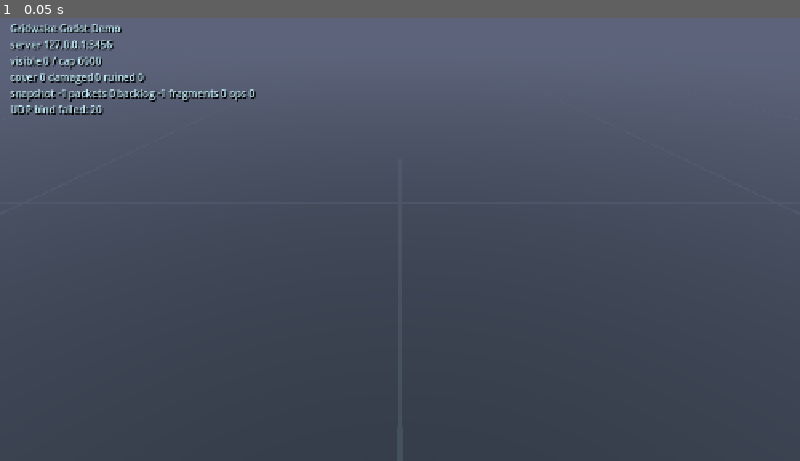
Above: before the commit, frame 1.
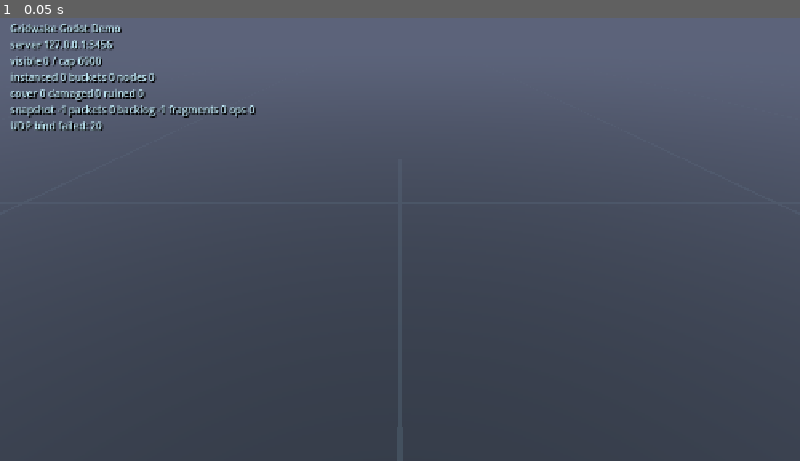
Above: after the commit, the same moment.

Repository: kylebrussell/Gridwake
Game: Godot game, scene res://scenes/main.tscn
The game is run twice, just before and just after one commit, with the same random seed, the same clock (stepped at 60 frames per second) and the same inputs.
Inputs:
- Up to frame 1 (0.05 s): no input

The runs differ from the first frame. In frame 1, 1.4% of the frame differs, in the area x 1-32%, y 12-26%.

Commit message:
Batch Godot demo entities with MultiMesh

Diff:
--- a/examples/godot_psx_demo/scripts/main.gd
+++ b/examples/godot_psx_demo/scripts/main.gd
@@ -13,6 +13,8 @@
 var udp := PacketPeerUDP.new()
 var entity_nodes: Dictionary = {}
 var entity_material_keys: Dictionary = {}
+var instanced_entity_slots: Dictionary = {}
+var instanced_buckets: Dictionary = {}
 var player_position := Vector3(0.0, 0.5, 18.0)
 var player_yaw := 0.0
 var input_accumulator := 0.0
@@ -276,18 +278,25 @@
 
 
 func _upsert_entity(entity: int, payload: Dictionary) -> void:
+	if int(payload["kind"]) == GridwakeProtocol.KIND_PLAYER:
+		_upsert_player_node(entity, payload)
+	else:
+		_upsert_instanced_entity(entity, payload)
+
+
+func _upsert_player_node(entity: int, payload: Dictionary) -> void:
+	if instanced_entity_slots.has(entity):
+		_release_instanced_entity(entity)
+
 	var node: MeshInstance3D
 	if entity_nodes.has(entity):
 		node = entity_nodes[entity]
-	elif entity_nodes.size() < max_visual_entities:
-		node = _create_entity_node(payload)
+	elif _visible_entity_count() < max_visual_entities:
+		node = MeshInstance3D.new()
+		node.mesh = player_mesh
 		entity_nodes[entity] = node
 		add_child(node)
 	else:
-		return
-
-	if int(payload["kind"]) == GridwakeProtocol.KIND_COVER:
-		_update_cover_node(entity, node, payload)
 		return
 
 	node.position = payload["position"]
@@ -298,29 +307,56 @@
 	_apply_material(entity, node, payload)
 
 
-func _create_entity_node(payload: Dictionary) -> MeshInstance3D:
-	var node := MeshInstance3D.new()
-	match int(payload["kind"]):
-		GridwakeProtocol.KIND_PLAYER:
-			node.mesh = player_mesh
-		GridwakeProtocol.KIND_EFFECT:
-			node.mesh = effect_mesh
-		GridwakeProtocol.KIND_COVER:
-			node.mesh = cover_mesh
-		_:
-			node.mesh = bot_mesh
-	return node
-
-
-func _update_cover_node(entity: int, node: MeshInstance3D, payload: Dictionary) -> void:
+func _upsert_instanced_entity(entity: int, payload: Dictionary) -> void:
+	if entity_nodes.has(entity):
+		var node: Node = entity_nodes[entity]
+		entity_nodes.erase(entity)
+		entity_material_keys.erase(entity)
+		node.queue_free()
+
+	if not instanced_entity_slots.has(entity) and _visible_entity_count() >= max_visual_entities:
+		return
+
+	var bucket_key := _bucket_key_for_payload(payload)
+	var transform := _transform_for_payload(payload)
+	var slot: Dictionary = instanced_entity_slots.get(entity, {})
+	if not slot.is_empty() and slot["bucket"] != bucket_key:
+		_release_instanced_entity(entity)
+		slot = {}
+
+	if slot.is_empty():
+		_add_instanced_entity(entity, bucket_key, transform)
+	else:
+		_update_instanced_entity(entity, transform)
+
+	if int(payload["kind"]) == GridwakeProtocol.KIND_COVER:
+		_update_cover_counters(entity, payload)
+
+
+func _transform_for_payload(payload: Dictionary) -> Transform3D:
+	if int(payload["kind"]) == GridwakeProtocol.KIND_COVER:
+		return _cover_transform_for_payload(payload)
+
+	var position: Vector3 = payload["position"]
+	var radius := float(payload["radius"])
+	var lod := int(payload["lod"])
+	var scale := Vector3.ONE * (radius * _lod_scale(lod))
+	var basis := Basis(Vector3.UP, float(payload["yaw"]))
+	basis = basis.scaled(scale)
+	return Transform3D(basis, position)
+
+
+func _cover_transform_for_payload(payload: Dictionary) -> Transform3D:
 	var health := _cover_health(payload)
 	var radius := float(payload["radius"])
 	var height := lerpf(0.22, 3.4, max(health, 0.08))
 	var position: Vector3 = payload["position"]
-	node.position = Vector3(position.x, height * 0.5 - 0.06, position.z)
-	node.rotation.y = 0.0
-	node.scale = Vector3(radius * 1.8, height, radius * 1.8)
-	_apply_material(entity, node, payload)
+	var basis := Basis.IDENTITY.scaled(Vector3(radius * 1.8, height, radius * 1.8))
+	return Transform3D(basis, Vector3(position.x, height * 0.5 - 0.06, position.z))
+
+
+func _update_cover_counters(entity: int, payload: Dictionary) -> void:
+	var health := _cover_health(payload)
 	cover_nodes[entity] = true
 	if health < 0.7:
 		damaged_cover_nodes[entity] = true
@@ -333,15 +369,141 @@
 
 
 func _remove_entity(entity: int) -> void:
-	if not entity_nodes.has(entity):
-		return
-	var node: Node = entity_nodes[entity]
-	entity_nodes.erase(entity)
-	entity_material_keys.erase(entity)
+	if entity_nodes.has(entity):
+		var node: Node = entity_nodes[entity]
+		entity_nodes.erase(entity)
+		entity_material_keys.erase(entity)
+		node.queue_free()
+	if instanced_entity_slots.has(entity):
+		_release_instanced_entity(entity)
 	cover_nodes.erase(entity)
 	damaged_cover_nodes.erase(entity)
 	ruined_cover_nodes.erase(entity)
-	node.queue_free()
+
+
+func _add_instanced_entity(entity: int, bucket_key: String, transform: Transform3D) -> void:
+	var bucket := _bucket_for_key(bucket_key)
+	var entities: Array = bucket["entities"]
+	var transforms: Array = bucket["transforms"]
+	var index := entities.size()
+	_ensure_bucket_capacity(bucket, index + 1)
+	entities.append(entity)
+	transforms.append(transform)
+	var multimesh: MultiMesh = bucket["multimesh"]
+	multimesh.set_instance_transform(index, transform)
+	multimesh.visible_instance_count = entities.size()
+	instanced_entity_slots[entity] = {
+		"bucket": bucket_key,
+		"index": index,
+	}
+
+
+func _update_instanced_entity(entity: int, transform: Transform3D) -> void:
+	var slot: Dictionary = instanced_entity_slots[entity]
+	var bucket: Dictionary = instanced_buckets[slot["bucket"]]
+	var index := int(slot["index"])
+	var transforms: Array = bucket["transforms"]
+	transforms[index] = transform
+	var multimesh: MultiMesh = bucket["multimesh"]
+	multimesh.set_instance_transform(index, transform)
+
+
+func _release_instanced_entity(entity: int) -> void:
+	var slot: Dictionary = instanced_entity_slots[entity]
+	var bucket_key := String(slot["bucket"])
+	var index := int(slot["index"])
+	var bucket: Dictionary = instanced_buckets[bucket_key]
+	var entities: Array = bucket["entities"]
+	var transforms: Array = bucket["transforms"]
+	var last_index := entities.size() - 1
+	var multimesh: MultiMesh = bucket["multimesh"]
+	if index != last_index:
+		var moved_entity := int(entities[last_index])
+		var moved_transform: Transform3D = transforms[last_index]
+		entities[index] = moved_entity
+		transforms[index] = moved_transform
+		var moved_slot: Dictionary = instanced_entity_slots[moved_entity]
+		moved_slot["index"] = index
+		instanced_entity_slots[moved_entity] = moved_slot
+		multimesh.set_instance_transform(index, moved_transform)
+	entities.pop_back()
+	transforms.pop_back()
+	instanced_entity_slots.erase(entity)
+	multimesh.visible_instance_count = entities.size()
+
+
+func _bucket_for_key(bucket_key: String) -> Dictionary:
+	if instanced_buckets.has(bucket_key):
+		return instanced_buckets[bucket_key]
+
+	var parts := bucket_key.split("|")
+	var mesh_key := String(parts[0])
+	var material_key := String(parts[1])
+	var multimesh := MultiMesh.new()
+	multimesh.transform_format = MultiMesh.TRANSFORM_3D
+	multimesh.mesh = _mesh_for_key(mesh_key)
+	multimesh.instance_count = 0
+	multimesh.visible_instance_count = 0
+
+	var node := MultiMeshInstance3D.new()
+	node.multimesh = multimesh
+	node.material_override = materials[material_key]
+	node.cast_shadow = GeometryInstance3D.SHADOW_CASTING_SETTING_OFF
+	add_child(node)
+
+	var bucket := {
+		"node": node,
+		"multimesh": multimesh,
+		"entities": [],
+		"transforms": [],
+		"capacity": 0,
+	}
+	instanced_buckets[bucket_key] = bucket
+	return bucket
+
+
+func _ensure_bucket_capacity(bucket: Dictionary, needed: int) -> void:
+	var capacity := int(bucket["capacity"])
+	if needed <= capacity:
+		return
+	var next_capacity: int = max(64, capacity * 2)
+	while next_capacity < needed:
+		next_capacity *= 2
+	bucket["capacity"] = next_capacity
+	var multimesh: MultiMesh = bucket["multimesh"]
+	multimesh.instance_count = next_capacity
+	var transforms: Array = bucket["transforms"]
+	for index in range(transforms.size()):
+		multimesh.set_instance_transform(index, transforms[index])
+	multimesh.visible_instance_count = transforms.size()
+
+
+func _bucket_key_for_payload(payload: Dictionary) -> String:
+	return "%s|%s" % [_mesh_key_for_payload(payload), _material_key_for_payload(payload)]
+
+
+func _mesh_key_for_payload(payload: Dictionary) -> String:
+	match int(payload["kind"]):
+		GridwakeProtocol.KIND_EFFECT:
+			return "effect"
+		GridwakeProtocol.KIND_COVER:
+			return "cover"
+		_:
+			return "bot"
+
+
+func _mesh_for_key(mesh_key: String) -> Mesh:
+	match mesh_key:
+		"effect":
+			return effect_mesh
+		"cover":
+			return cover_mesh
+		_:
+			return bot_mesh
+
+
+func _visible_entity_count() -> int:
+	return entity_nodes.size() + instanced_entity_slots.size()
 
 
 func _apply_material(entity: int, node: MeshInstance3D, payload: Dictionary) -> void:
@@ -400,11 +562,14 @@
 
 
 func _update_hud() -> void:
-	hud.text = "Gridwake Godot Demo\nserver %s:%d\nvisible %d / cap %d\ncover %d damaged %d ruined %d\nsnapshot %d packets %d backlog %d fragments %d ops %d\n%s" % [
+	hud.text = "Gridwake Godot Demo\nserver %s:%d\nvisible %d / cap %d\ninstanced %d buckets %d nodes %d\ncover %d damaged %d ruined %d\nsnapshot %d packets %d backlog %d fragments %d ops %d\n%s" % [
 		server_host,
 		server_port,
+		_visible_entity_count(),
+		max_visual_entities,
+		instanced_entity_slots.size(),
+		instanced_buckets.size(),
 		entity_nodes.size(),
-		max_visual_entities,
 		cover_nodes.size(),
 		damaged_cover_nodes.size(),
 		ruined_cover_nodes.size(),
Not shown, changed: examples/godot_psx_demo/README.md
